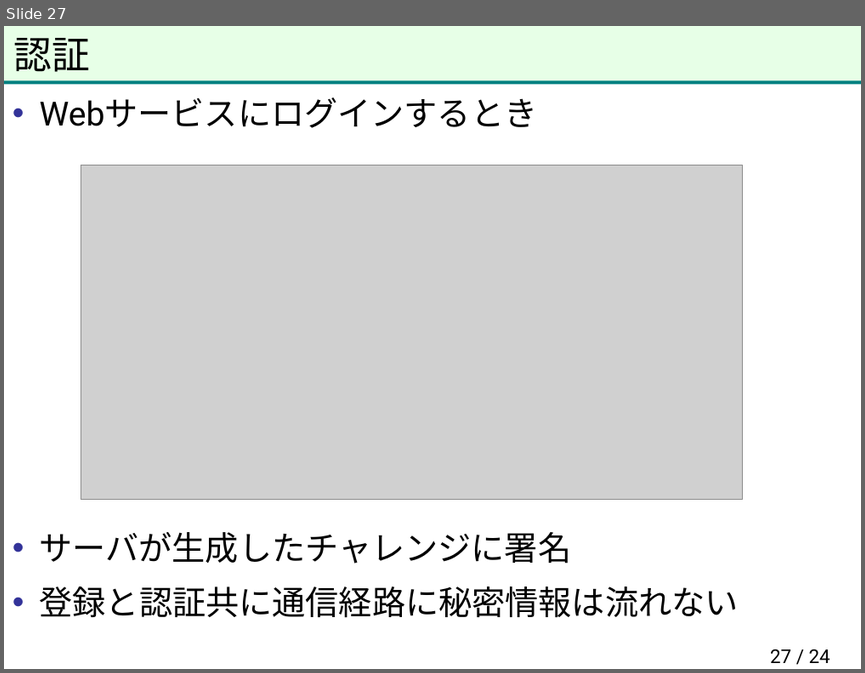
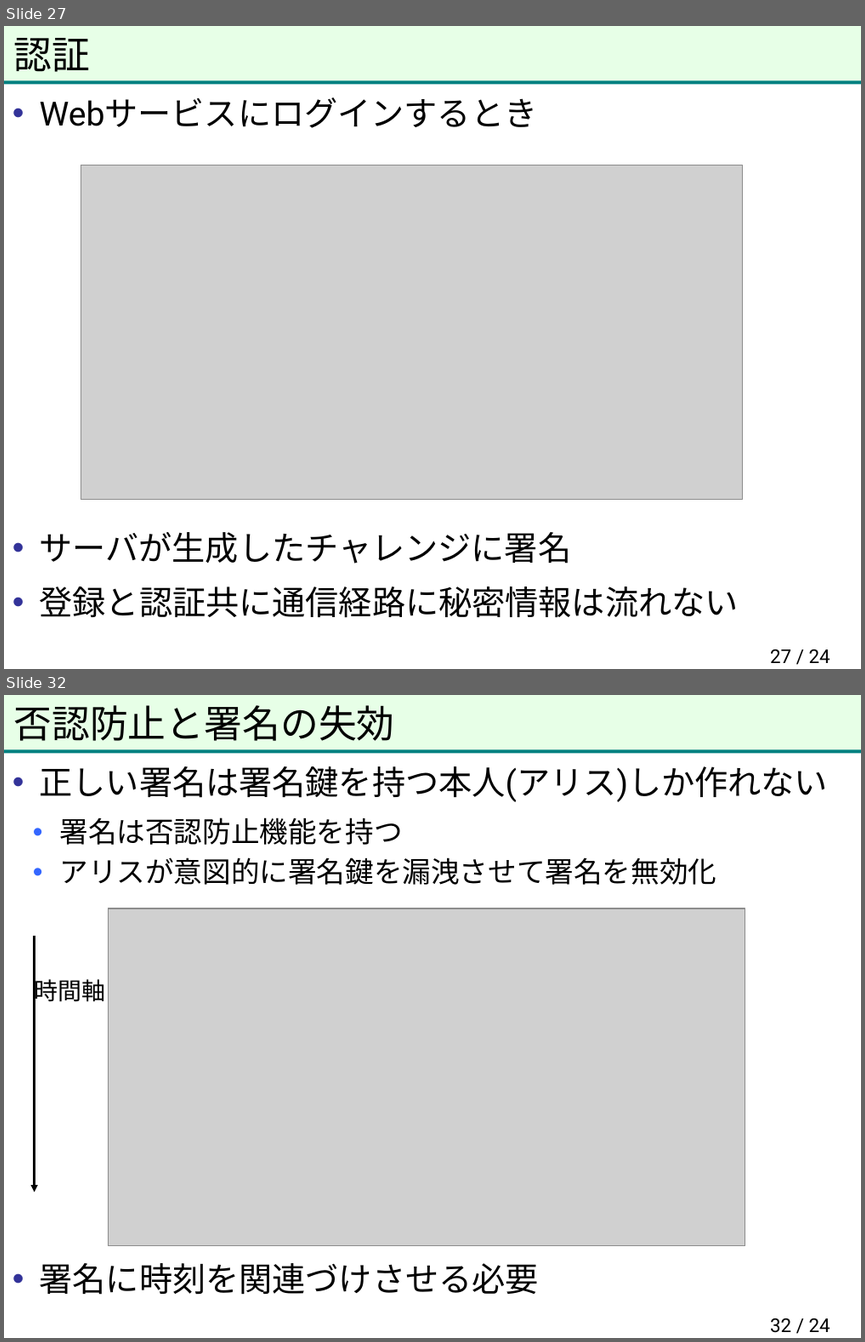
Before and after one commit to herumi/anninbon, a slide deck: lec/anninbon7.pptx. Shown one above the other, each under a label of ours: slide 27 before the commit, slides 27 and 32 after it; the slides between them are not shown. The pictures are 865x673 and 865x1342 pixels, drawn with LibreOffice and Linux fonts; fonts in the diff are those of the drawing; grey boxes stand for pictures; background and template pictures are left out. Boxes give left, top, right and bottom in pixels: in the first picture for what was removed or moved away, otherwise in the second. Text is boxed around its words. In the diff, an @@ line names an element or a change of style, - is before the commit and + after.

```diff
--- a/lec/anninbon7.pptx
+++ b/lec/anninbon7.pptx
@@ slide 32 added at [4,695,861,1338], background #FFFFFF; not listed: 2 template elements that a slide beside it also shows @@
@@ title added at [14,705,395,741], 32 pt, text #000000 @@
+否認防止と署名の失効
@@ text added at [34,766,828,1294], 28 pt, text #000000 @@
+• 正しい署名は署名鍵を持つ本人(アリス)しか作れない
+  • 署名は否認防止機能を持つ
+  • アリスが意図的に署名鍵を漏洩させて署名を無効化
+時間軸
+• 署名に時刻を関連づけさせる必要
@@ picture added at [109,908,745,1246] @@
@@ arrow added from (34, 936) to (34, 1192), #000000 1.75 pt @@
@@ page number added at [770,1318,830,1333], 16 pt, text #000000 @@
+32 / 24
```
Also in this commit, not shown: 11 other slides added.
